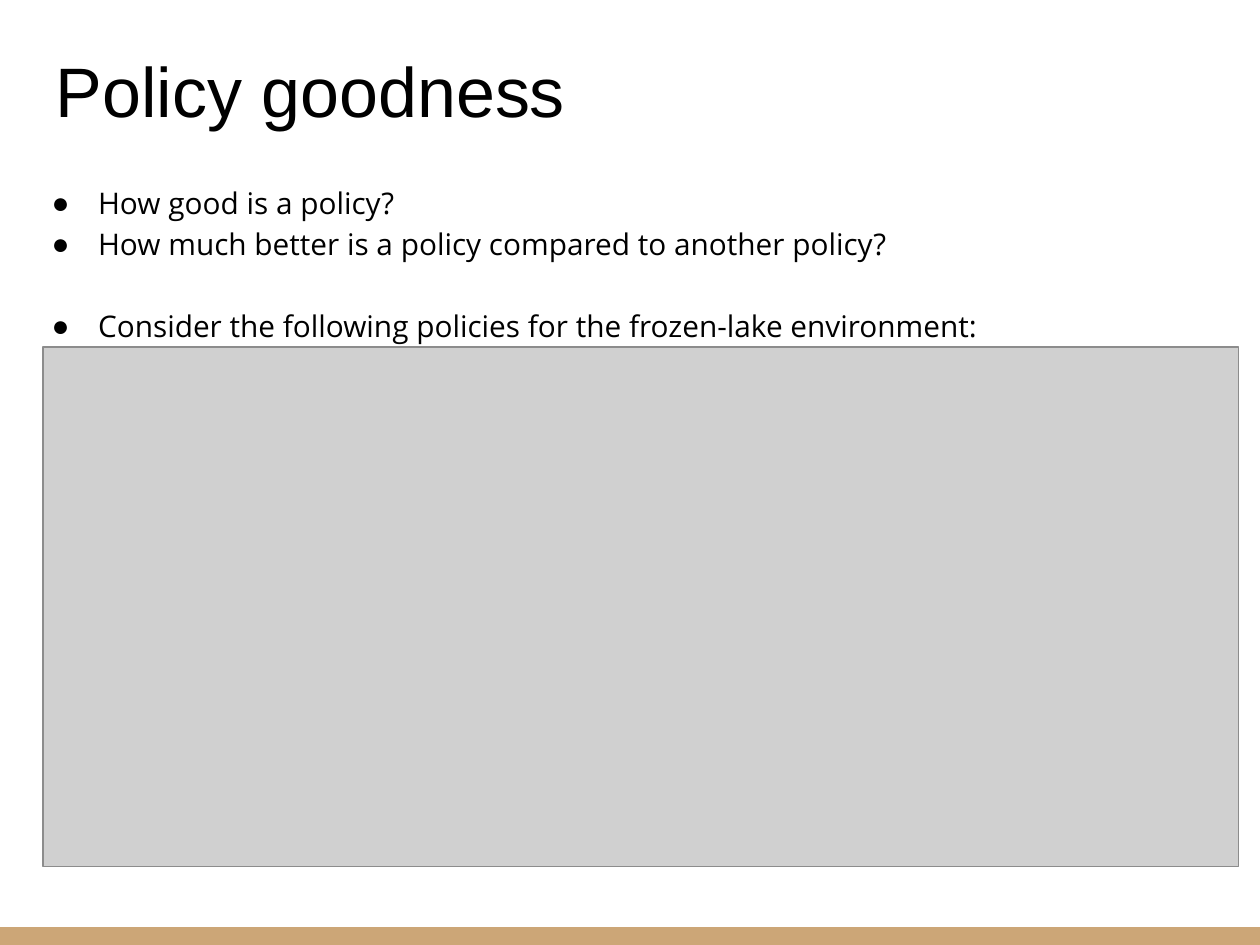
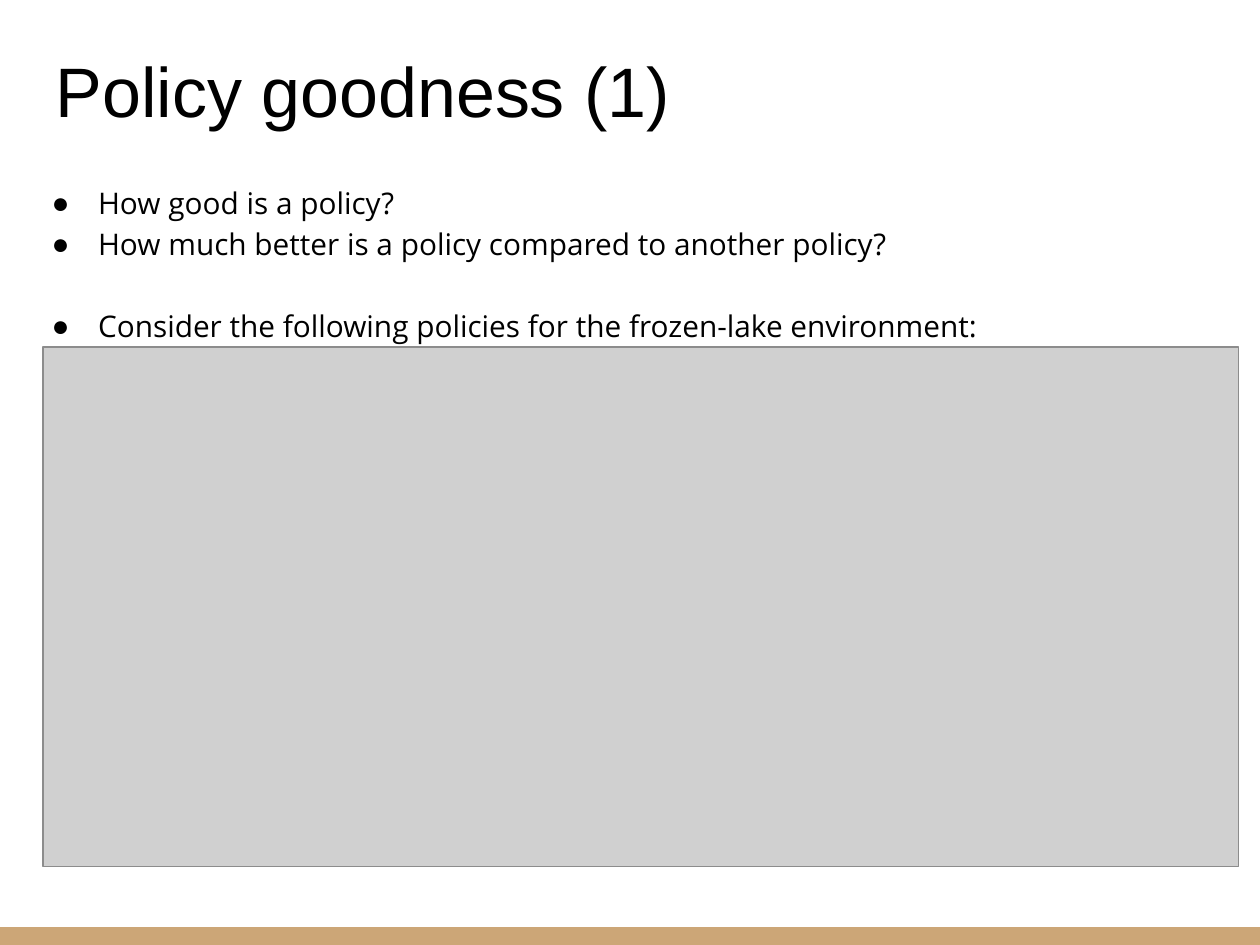
Before and after one commit to riccardoberta/autonomous-agents, a slide deck: slide 4 of 02 - Dynamic Programming/slides.pptx (slide 3 before the commit). Drawn at 1260x945 pixels with LibreOffice and Linux fonts; fonts in the diff are those of the drawing; grey boxes stand for pictures. Boxes give left, top, right and bottom in pixels: in the first picture for what was removed or moved away, otherwise in the second. Text is boxed around its words. In the diff, an @@ line names an element or a change of style, - is before the commit and + after.

```diff
--- a/02 - Dynamic Programming/slides.pptx
+++ b/02 - Dynamic Programming/slides.pptx
@@ title at (56,66,669,130): text changed @@
-Policy goodness
+Policy goodness (1)
```
Also in this commit, not shown: 9 other slides changed, 2 slides added, 20 other files.
